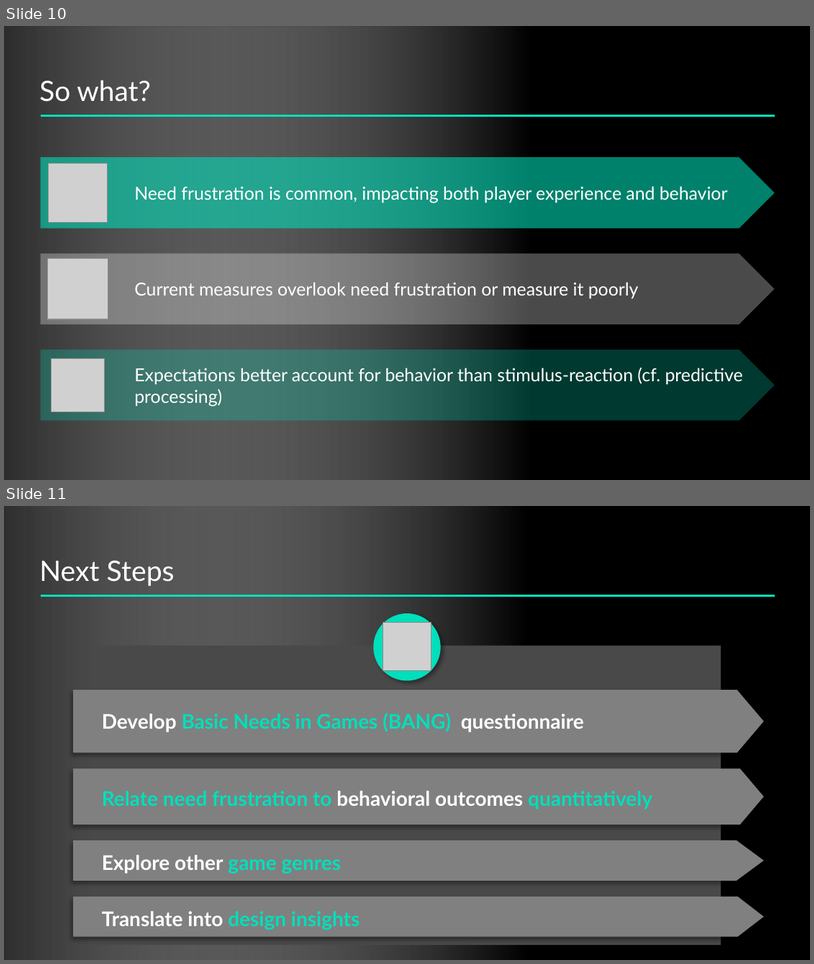
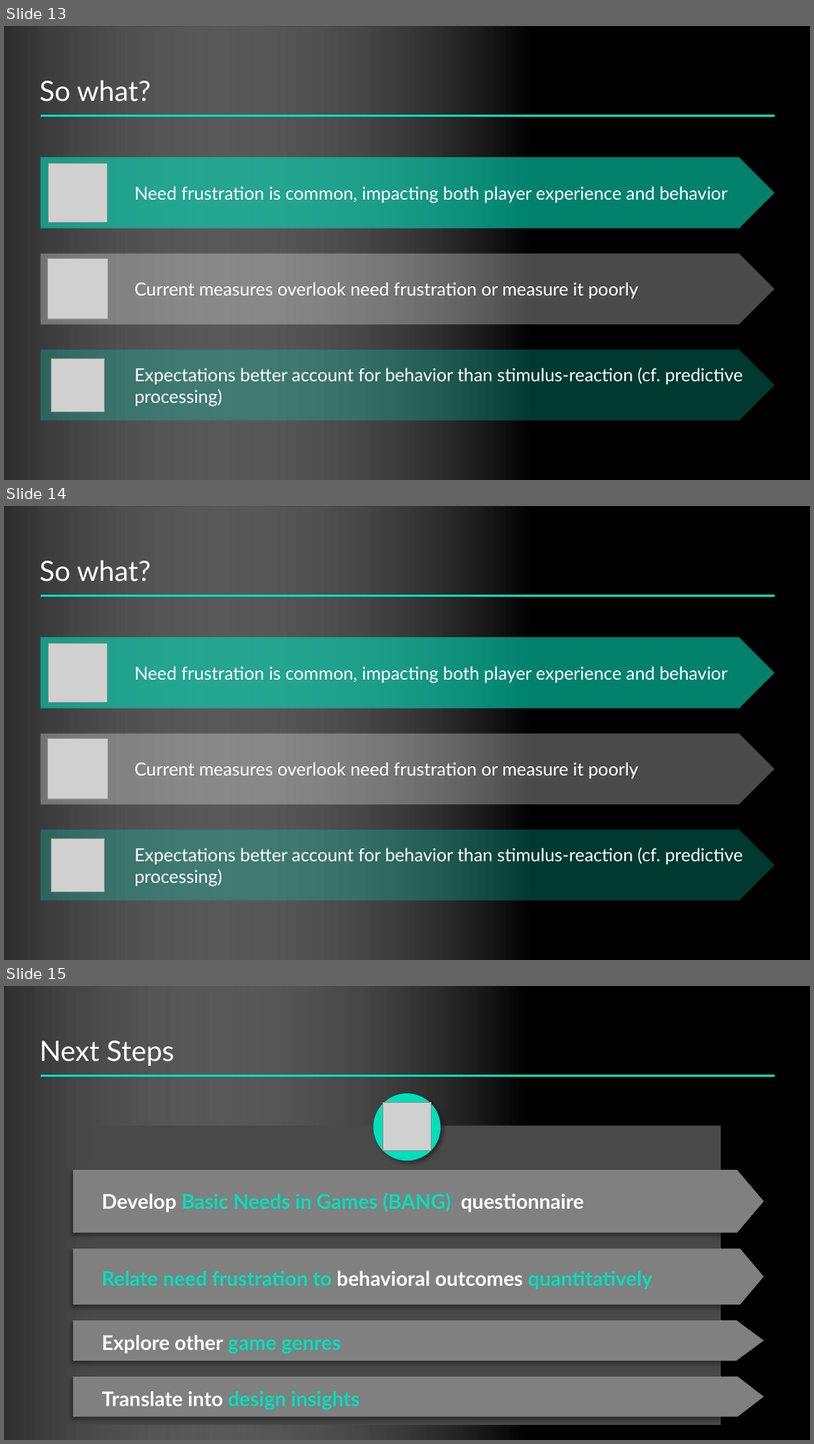
Before and after one commit to nballou/nickballousite, a slide deck: static/files/iggiCon22_needFrustration.pptx. Shown one above the other, each under a label of ours: slides 10 and 11 before the commit, slides 13, 14 and 15 after it. The pictures are 814x964 and 814x1444 pixels, drawn with LibreOffice and Linux fonts; fonts in the diff are those of the drawing; grey boxes stand for pictures. Boxes give left, top, right and bottom in pixels: in the first picture for what was removed or moved away, otherwise in the second. Text is boxed around its words. In the diff, an @@ line names an element or a change of style, - is before the commit and + after.

```diff
--- a/static/files/iggiCon22_needFrustration.pptx
+++ b/static/files/iggiCon22_needFrustration.pptx
@@ slide 14 added at (4,506,810,960), background #FFFFFF @@
@@ rectangle added at (4,506,810,959), fill #2C2C2C @@
@@ rectangle added at (9,506,810,960), fill gradient #000000 to #FFFFFF @@
@@ text added at (39,560,151,582), 25 pt, text #FFFFFF @@
+So what?
@@ line added from (40, 595) to (775, 595), #00DFBB 2.25 pt @@
@@ pentagon arrow added at (40,638,775,708), fill #00DFBB at 58% opacity, 16 pt, text #FFFFFF @@
+  Need frustration is common, impacting both player experience and behavior
@@ picture added at (49,643,107,702) @@
@@ pentagon arrow added at (40,734,775,804), fill #FFFFFF at 29% opacity, 16 pt, text #FFFFFF @@
+Current measures overlook need frustration or measure it poorly
@@ picture added at (47,739,108,799) @@
@@ pentagon arrow added at (40,829,775,901), fill #00DFBB at 26% opacity, 16 pt, text #FFFFFF @@
+Expectations better account for behavior than stimulus-reaction (cf. predictive processing)
@@ picture added at (52,838,105,891) @@
@@ what was slide 10 is now slide 13 @@
@@ what was slide 11 is now slide 15 @@
```
Also in this commit, not shown: 3 other slides added, 2 other files.
